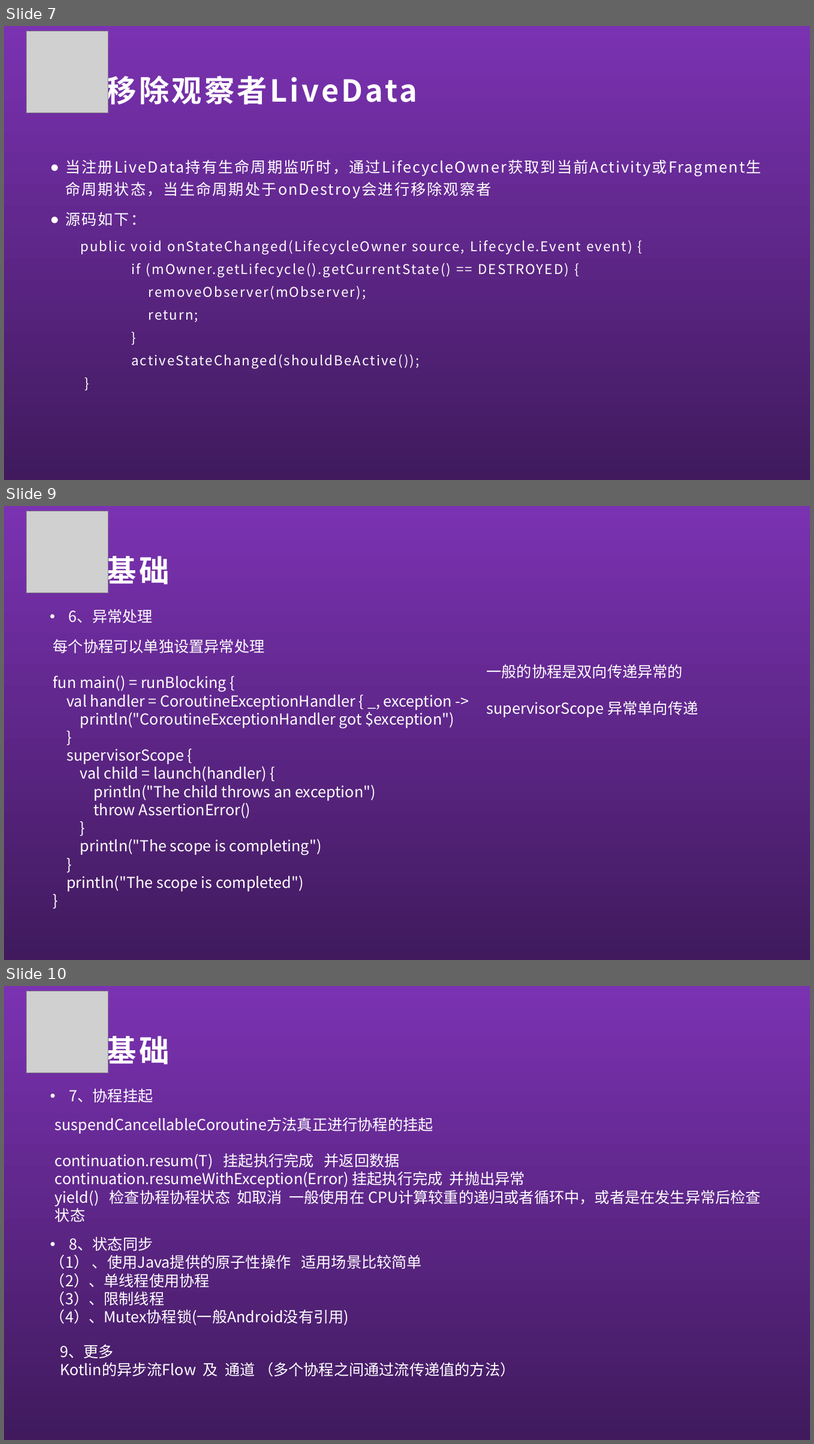
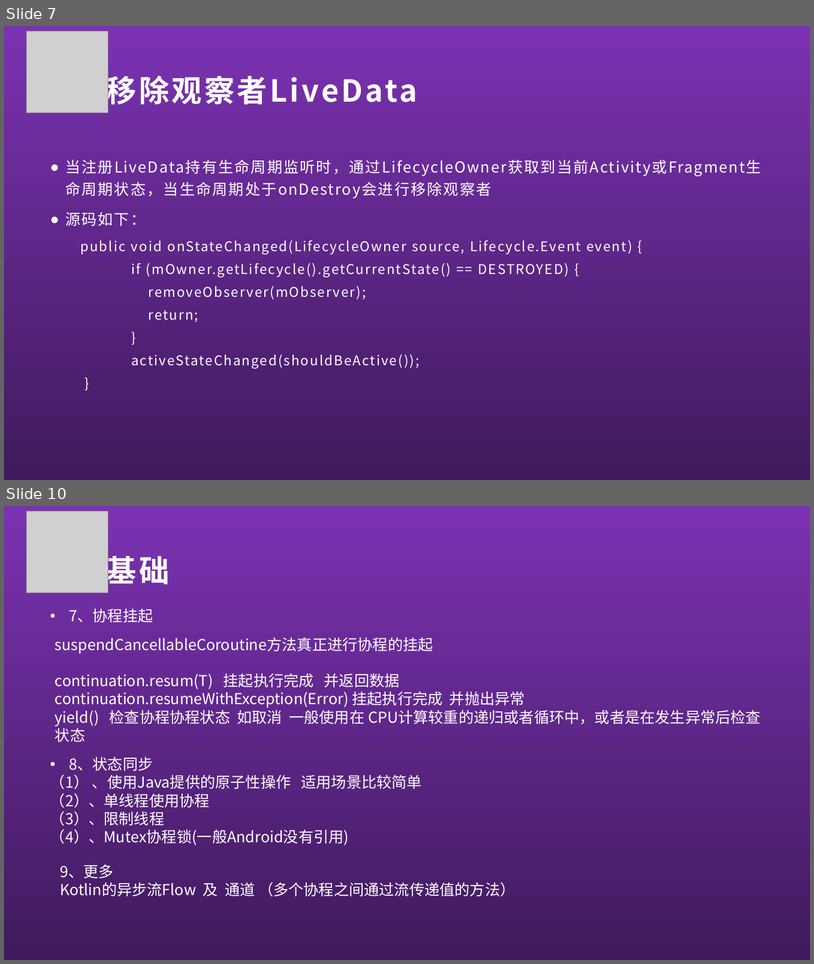
Before and after one commit to EverdayAndroid/LiveDataDemo, a slide deck: LiveData.pptx. Shown one above the other, each under a label of ours: slides 7, 9 and 10 before the commit, slides 7 and 10 after it; the slides between them are not shown. The pictures are 814x1444 and 814x964 pixels, drawn with LibreOffice and Linux fonts; fonts in the diff are those of the drawing; grey boxes stand for pictures. Boxes give left, top, right and bottom in pixels: in the first picture for what was removed or moved away, otherwise in the second. Text is boxed around its words. In the diff, an @@ line names an element or a change of style, - is before the commit and + after.

```diff
--- a/LiveData.pptx
+++ b/LiveData.pptx
@@ slide 9 removed at (4,506,810,960), background gradient #7B32B2 to #401A5D @@
@@ picture removed at (26,511,108,592) @@
@@ text removed at (107,551,170,589) @@
-基础
@@ text removed at (69,609,153,623) @@
-• 6、异常处理
@@ text removed at (53,639,455,891) @@
-每个协程可以单独设置异常处理
-fun main() = runBlocking {
-val handler = CoroutineExceptionHandler { _, exception ->
-println("CoroutineExceptionHandler got $exception")
-}
-supervisorScope {
-val child = launch(handler) {
-println("The child throws an exception")
-throw AssertionError()
-}
-println("The scope is completing")
-}
-println("The scope is completed")
-}
@@ text removed at (486,664,698,717) @@
-一般的协程是双向传递异常的
-supervisorScope 异常单向传递
```
Also in this commit, not shown: 2 slides added, 1 other slide removed, 10 other files.
